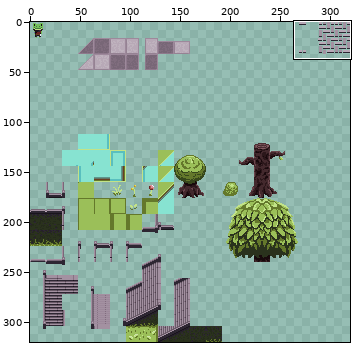
One commit to this sprite sheet: Artwork/TileSets/TileMaps/Stone.png. Above: a wide view before the commit, with the close-up outlined.
Close-up. Before the edit:
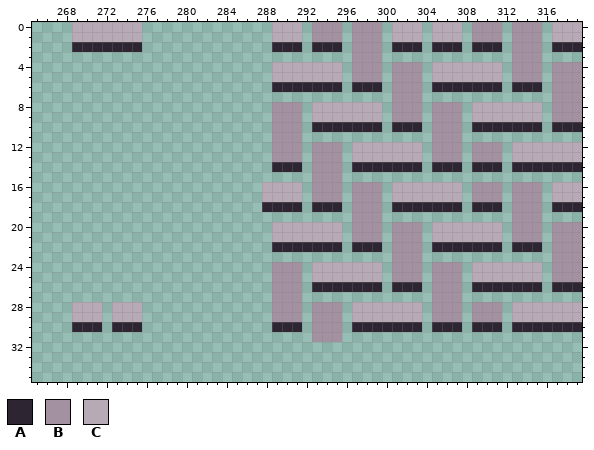
The file is 320x320 pixels. Colours within 5 levels of each other are drawn and written as one. Shown: x 265..319, y 0..35.
Palette (. is transparent): A #2d2632  B #a391a1  C #b8a9b7
Pixels before, first column x 269:
 0 CCCCCCC.............CCC.BBB.BBB.CCC.CCC.BBB.BBB.CCC
 1 CCCCCCC.............CCC.BBB.BBB.CCC.CCC.BBB.BBB.CCC
 2 AAAAAAA.............AAA.AAA.BBB.AAA.AAA.AAA.BBB.AAA
 3 ............................BBB.............BBB....
 4 ....................CCCCCCC.BBB.BBB.CCCCCCC.BBB.BBB
 5 ....................CCCCCCC.BBB.BBB.CCCCCCC.BBB.BBB
 6 ....................AAAAAAA.AAA.BBB.AAAAAAA.AAA.BBB
 7 ................................BBB.............BBB
 8 ....................BBB.CCCCCCC.BBB.BBB.CCCCCCC.BBB
 9 ....................BBB.CCCCCCC.BBB.BBB.CCCCCCC.BBB
10 ....................BBB.AAAAAAA.AAA.BBB.AAAAAAA.AAA
11 ....................BBB.............BBB............
12 ....................BBB.BBB.CCCCCCC.BBB.BBB.CCCCCCC
13 ....................BBB.BBB.CCCCCCC.BBB.BBB.CCCCCCC
14 ....................AAA.BBB.AAAAAAA.AAA.AAA.AAAAAAA
15 ........................BBB........................
16 ...................CCCC.BBB.BBB.CCCCCCC.BBB.BBB.CCC
17 ...................CCCC.BBB.BBB.CCCCCCC.BBB.BBB.CCC
18 ...................AAAA.AAA.BBB.AAAAAAA.AAA.BBB.AAA
19 ............................BBB.............BBB....
20 ....................CCCCCCC.BBB.BBB.CCCCCCC.BBB.BBB
21 ....................CCCCCCC.BBB.BBB.CCCCCCC.BBB.BBB
22 ....................AAAAAAA.AAA.BBB.AAAAAAA.AAA.BBB
23 ................................BBB.............BBB
24 ....................BBB.CCCCCCC.BBB.BBB.CCCCCCC.BBB
25 ....................BBB.CCCCCCC.BBB.BBB.CCCCCCC.BBB
26 ....................BBB.AAAAAAA.AAA.BBB.AAAAAAA.AAA
27 ....................BBB.............BBB............
28 CCC.CCC.............BBB.BBB.CCCCCCC.BBB.BBB.CCCCCCC
29 CCC.CCC.............BBB.BBB.CCCCCCC.BBB.BBB.CCCCCCC
30 AAA.AAA.............AAA.BBB.AAAAAAA.AAA.AAA.AAAAAAA
31 ........................BBB........................
Once edited:
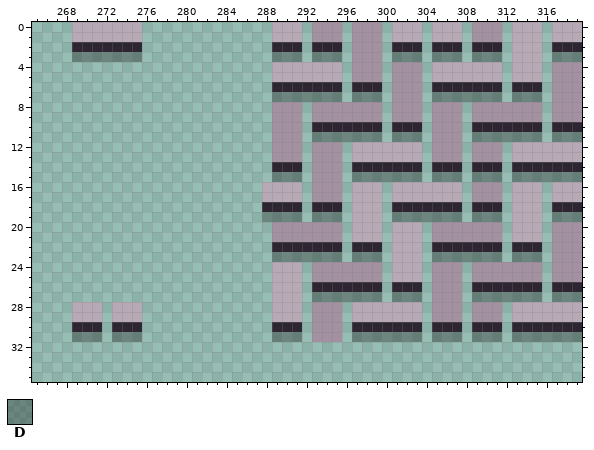
Colours new in this view: D #15141455
From old to new:
Changed rows in their new state; - is an unchanged pixel.
first column x 269:
 0 --------------------------------------------CCC----
 1 --------------------------------------------CCC----
 2 --------------------------------------------CCC----
 3 DDDDDDD-------------DDD-DDD-----DDD-DDD-DDD-CCC-DDD
 4 --------------------------------------------CCC----
 5 --------------------------------------------CCC----
 7 --------------------DDDDDDD-DDD-----DDDDDDD-DDD----
 8 ------------------------BBBBBBB---------BBBBBBB----
 9 ------------------------BBBBBBB---------BBBBBBB----
11 ------------------------DDDDDDD-DDD-----DDDDDDD-DDD
first column x 269:
15 --------------------DDD-----DDDDDDD-DDD-DDD-DDDDDDD
16 ----------------------------CCC-------------CCC----
17 ----------------------------CCC-------------CCC----
18 ----------------------------CCC-------------CCC----
19 -------------------DDDD-DDD-CCC-DDDDDDD-DDD-CCC-DDD
20 --------------------BBBBBBB-CCC-CCC-BBBBBBB-CCC----
21 --------------------BBBBBBB-CCC-CCC-BBBBBBB-CCC----
22 --------------------------------CCC----------------
23 --------------------DDDDDDD-DDD-CCC-DDDDDDD-DDD----
24 --------------------CCC-BBBBBBB-CCC-----BBBBBBB----
25 --------------------CCC-BBBBBBB-CCC-----BBBBBBB----
26 --------------------CCC----------------------------
27 --------------------CCC-DDDDDDD-DDD-----DDDDDDD-DDD
28 --------------------CCC----------------------------
29 --------------------CCC----------------------------
31 DDD-DDD-------------DDD-----DDDDDDD-DDD-DDD-DDDDDDD
